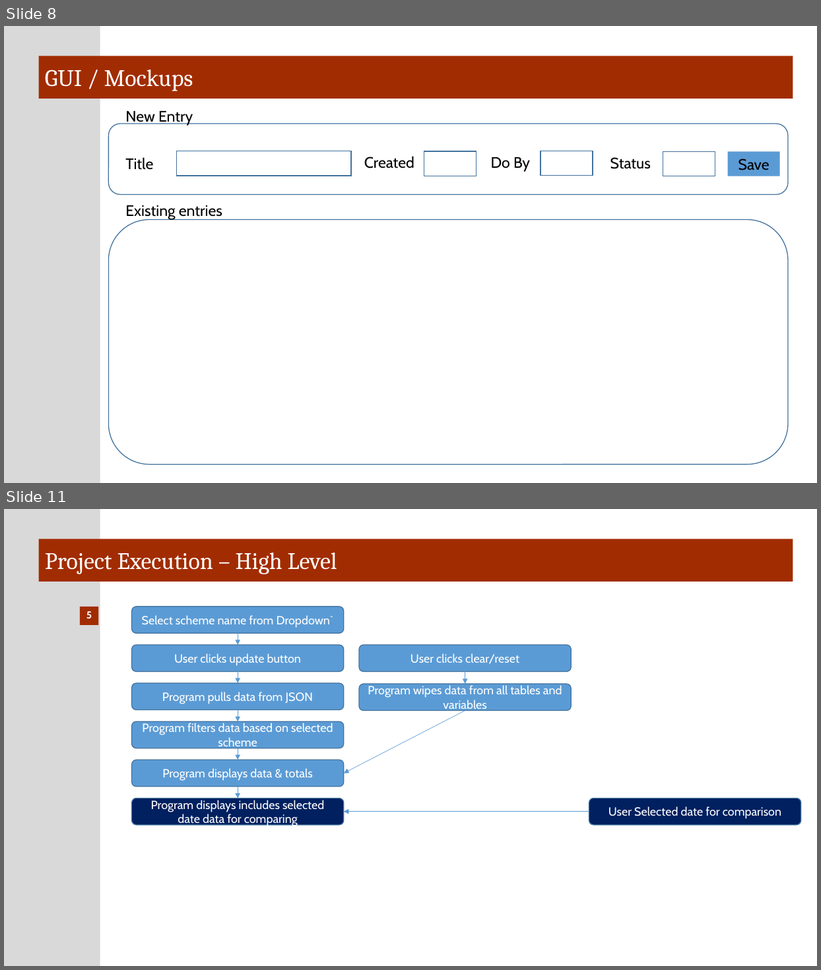
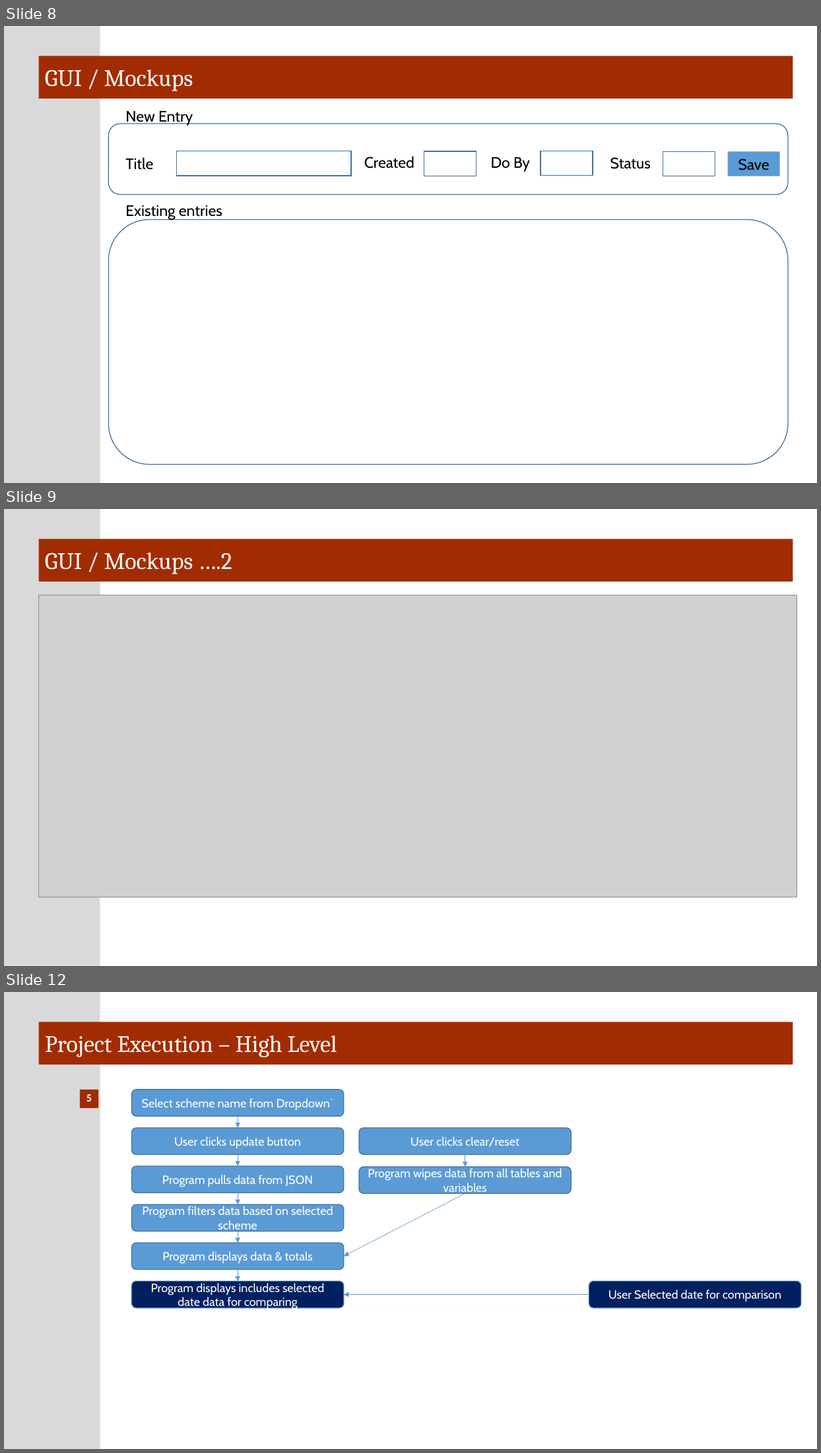
Before and after one commit to Host2Guest/ToDoReact, a slide deck: ToDo React Project Specifications.pptx. Shown one above the other, each under a label of ours: slides 8 and 11 before the commit, slides 8, 9 and 12 after it; the slides between them are not shown. The pictures are 821x970 and 821x1453 pixels, drawn with LibreOffice and Linux fonts; fonts in the diff are those of the drawing; grey boxes stand for pictures. Boxes give left, top, right and bottom in pixels: in the first picture for what was removed or moved away, otherwise in the second. Text is boxed around its words. In the diff, an @@ line names an element or a change of style, - is before the commit and + after.

```diff
--- a/ToDo React Project Specifications.pptx
+++ b/ToDo React Project Specifications.pptx
@@ slide 9 added at [4, 509, 817, 966], background #FFFFFF; not listed: 1 template element that a slide beside it also shows @@
@@ title added at [39, 539, 793, 582], fill #A22C01, 28 pt, text #FFFFFF @@
+GUI / Mockups ….2
@@ picture added at [39, 595, 797, 898] @@
@@ what was slide 11 is now slide 12 @@
```
Also in this commit, not shown: 3 slides changed, 1 other file.
